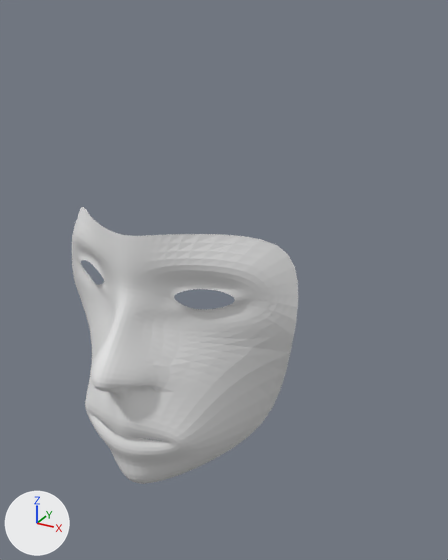
The Blender file justin3.blend as it was, and as the next commit left it.
Both versions are drawn from a camera (50 mm lens) standing at (6.47, -11.43, 6.02) and looking at (-0.08, 0.48, 0.07). Arrows for +X, +Y and +Z are at lower left; the lights stay in place.

The older version as bpy lines, for what is in view:
```python
me_plane = bpy.data.meshes.new('Plane')
me_plane.from_pydata(...)  # 77 vertices, 59 faces; spans x -2.73..0.0, y -1.29..4.63, z -2.35..1.22
ob_plane = bpy.data.objects.new('Plane', me_plane)
ob_plane.location = (0.0, -3.36, 1.2)
ob_plane.rotation_euler = (-1.571, 0.0, -3.142)  # degrees (-90, 0, -180)
_m = ob_plane.modifiers.new('Mirror', 'MIRROR')
_m.use_clip = True
_m = ob_plane.modifiers.new('Subsurf', 'SUBSURF')
_m.levels = 3
```
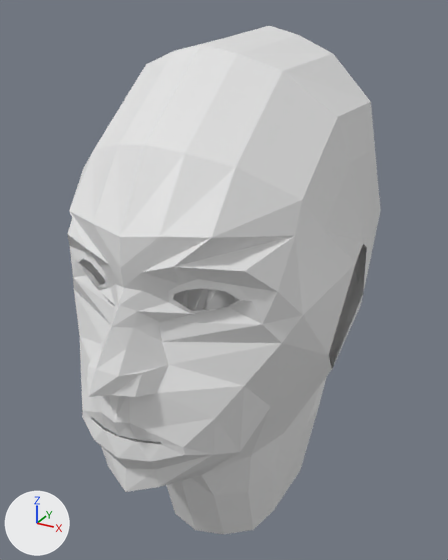
Commit message: Finally actually fixing conflicts

Changed parts and their boxes (x1, y1, x2, y2) in the pictures (448 x 560 px):
'Plane', reshaped, modifiers changed (38% wider, 83% taller): before (72, 207, 298, 484); after (68, 26, 381, 534)

Patch to the scene script:
```diff
--- a/justin3.blend.py
+++ b/justin3.blend.py
@@ me_plane @@
 # used by ob_plane; location = (0.0, -3.36, 1.2); rotation_euler = (-1.571, 0.0, -3.142), in degrees (-90, 0, -180)
-me_plane.from_pydata(...)  # 77 vertices, 59 faces; spans x -2.73..0.0, y -1.29..4.63, z -2.35..1.22
+me_plane.from_pydata(...)  # 133 vertices, 108 faces; spans x -2.99..0.0, y -4.45..7.54, z -8.58..1.22
+# me_plane part 1
+# 4 vertices in x -0.85..0.0, y 2.72..3.52, z 0.08..0.39 move by (0.0, 0.0, 0.1)
+# 26 vertices move from x -2.73..0.0, y -1.29..4.63, z -2.35..0.66 to x -2.72..0.0, y -1.29..5.0, z -2.13..0.6
+# 56 vertices are added at x -2.99..0.0, y -4.45..7.54, z -8.58..-0.84
+# 49 new faces join them
@@ ob_plane @@
 _m = ob_plane.modifiers.new('Mirror', 'MIRROR')
 _m.use_clip = True
-_m = ob_plane.modifiers.new('Subsurf', 'SUBSURF')
-_m.levels = 3
```
